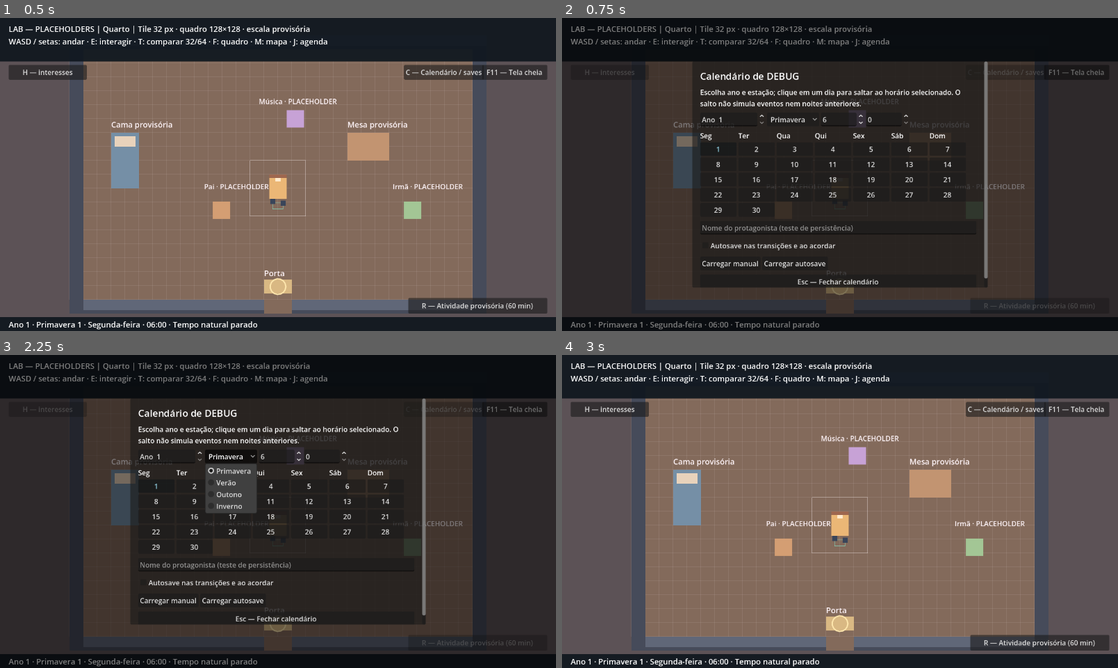
Above: before the commit, frames 1-4 (two rows, left to right).
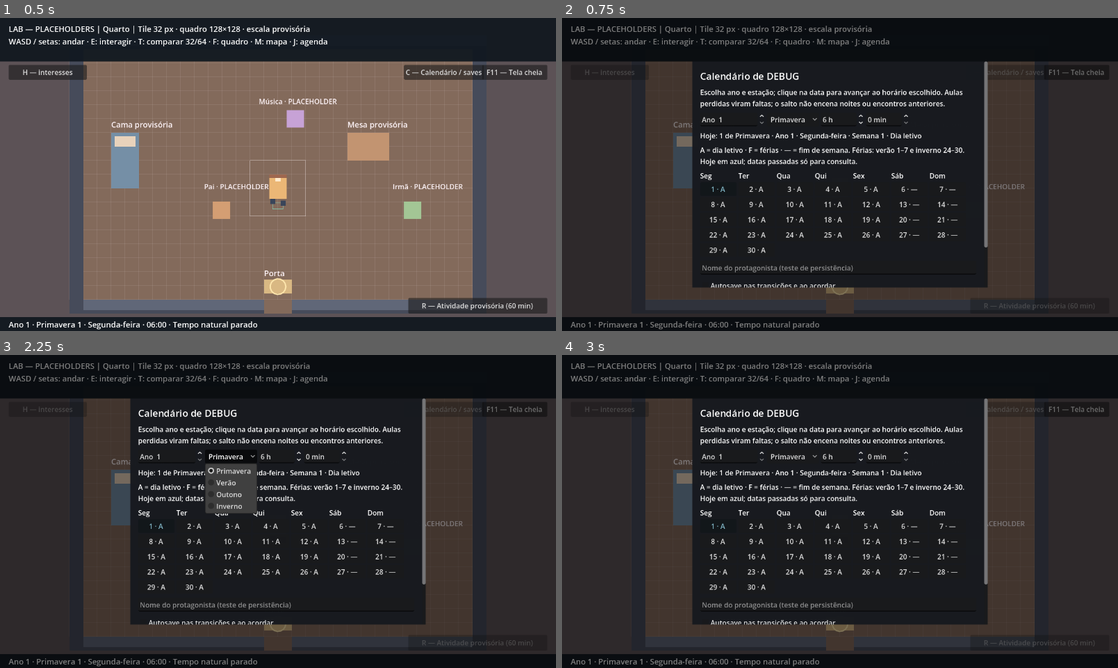
Above: after the commit, the same moments.

Repository: J-Tabosa/another-life
Game: Godot game, scene res://scenes/lab/scale_lab.tscn
The game is run twice, just before and just after one commit, with the same random seed, the same clock (stepped at 60 frames per second) and the same inputs.
Inputs (mouse positions are in pixels of both pictures, inside the frame that each line leads up to):
- Up to frame 1 (0.5 s): no input
- Up to frame 2 (0.75 s): click "C — Calendário / saves" at 0.5 s
- Up to frame 3 (2.25 s): click "F11 — Tela cheia" at 1.25 s; click "Primavera" at 2 s
- Up to frame 4 (3 s): click (717, 486) at 2.75 s, where only the run before the commit has a clickable "1"

Frame 1 is identical in both runs. In frame 2, 5.3% of the frame differs, in the area x 23-77%, y 22-87%; in frame 3, 5.1%; in frame 4, 81%, in the area x 0-100%, y 2-100%.

Commit message:
feat: complete P3-01 calendar and vacation audit

Diff:
--- a/localization/lab.csv
+++ b/localization/lab.csv
@@ -103,7 +103,18 @@
 LOAD_OK,Partida carregada.
 DEBUG_OPEN,C — Calendário / saves
 DEBUG_CALENDAR,Calendário de DEBUG
-DEBUG_JUMP_HINT,Escolha ano e estação; clique em um dia para saltar ao horário selecionado. O salto não simula eventos nem noites anteriores.
+CALENDAR_DATE,%d de %s · Ano %d · %s
+CALENDAR_TODAY,Hoje: %s · Semana %d · %s
+CALENDAR_RETURN,Próximo dia letivo: %s · 09h
+CALENDAR_LEGEND,A = dia letivo · F = férias · — = fim de semana. Férias: verão 1–7 e inverno 24–30. Hoje em azul; datas passadas só para consulta.
+CALENDAR_MARK_CLASS,A
+CALENDAR_MARK_VACATION,F
+CALENDAR_MARK_WEEKEND,—
+CALENDAR_SUMMER_BREAK,Férias de verão
+CALENDAR_WINTER_BREAK,Férias de inverno
+CALENDAR_WEEKEND,Fim de semana
+CALENDAR_TEACHING_DAY,Dia letivo
+DEBUG_JUMP_HINT,Escolha ano e estação; clique na data para avançar ao horário escolhido. Aulas perdidas viram faltas; o salto não encena noites ou encontros anteriores.
 DEBUG_YEAR,Ano
 DEBUG_NAME,Nome do protagonista (teste de persistência)
 DEBUG_AUTOSAVE,Autosave nas transições e ao acordar
--- a/scripts/core/academic_schedule.gd
+++ b/scripts/core/academic_schedule.gd
@@ -25,9 +25,7 @@
 
 
 static func teaching_day(day: int, offset: int) -> bool:
-	var season: int = day % 120 / 30
-	var date := day % 30 + 1
-	return (day + offset) % 7 < 5 and not (season == 1 and date <= 7) and not (season == 3 and date >= 24)
+	return TimeManager.day_info(day, offset).is_teaching_day
 
 
 func key(day: int, session: Dictionary) -> String:
--- a/scripts/core/time_manager.gd
+++ b/scripts/core/time_manager.gd
@@ -10,6 +10,13 @@
 const DAYS_PER_SEASON: int = 30
 const SEASONS_PER_YEAR: int = 4
 const DAYS_PER_YEAR: int = DAYS_PER_SEASON * SEASONS_PER_YEAR
+const DAYS_PER_WEEK: int = 7
+const SEASON_KEYS := ["SEASON_SPRING", "SEASON_SUMMER", "SEASON_AUTUMN", "SEASON_WINTER"]
+const WEEKDAY_KEYS := ["WEEKDAY_MON", "WEEKDAY_TUE", "WEEKDAY_WED", "WEEKDAY_THU", "WEEKDAY_FRI", "WEEKDAY_SAT", "WEEKDAY_SUN"]
+const VACATIONS := [
+	{"season": 1, "first": 1, "last": 7, "label": "CALENDAR_SUMMER_BREAK"},
+	{"season": 3, "first": 24, "last": 30, "label": "CALENDAR_WINTER_BREAK"},
+]
 const SECONDS_PER_GAME_MINUTE: float = 1.0
 const SLEEP_LIMIT_MINUTE: int = 4 * 60
 
@@ -107,8 +114,31 @@
 		"year": absolute_day / DAYS_PER_YEAR + 1,
 		"season_index": (absolute_day % DAYS_PER_YEAR) / DAYS_PER_SEASON,
 		"day": absolute_day % DAYS_PER_SEASON + 1,
-		"weekday": (offset + absolute_day) % 7,
-		"week": (offset + absolute_day) / 7 + 1,
+		"weekday": (offset + absolute_day) % DAYS_PER_WEEK,
+		"week": (offset + absolute_day) / DAYS_PER_WEEK + 1,
 		"hour": minute_of_day / 60,
 		"minute": minute_of_day % 60,
 	}
+
+
+# Derived data only: queries never tick the clock or create attendance records.
+static func day_info(absolute_day: int, offset: int = 0) -> Dictionary:
+	var date := calendar_at(absolute_day * MINUTES_PER_DAY, offset)
+	date.absolute_day = absolute_day
+	date.vacation_key = ""
+	for vacation in VACATIONS:
+		if date.season_index == vacation.season and date.day >= vacation.first and date.day <= vacation.last:
+			date.vacation_key = vacation.label
+	date.is_weekend = date.weekday >= 5
+	date.is_teaching_day = not date.is_weekend and date.vacation_key.is_empty()
+	# A vacation that overlaps a weekend still belongs to the vacation interval.
+	date.reason_key = date.vacation_key if not date.vacation_key.is_empty() else ("CALENDAR_WEEKEND" if date.is_weekend else "CALENDAR_TEACHING_DAY")
+	return date
+
+
+# Inclusive search, including weekends immediately after the vacation ends.
+static func next_teaching_day(from_day: int, offset: int = 0) -> int:
+	var day := from_day
+	while not day_info(day, offset).is_teaching_day:
+		day += 1
+	return day
--- a/scripts/ui/academic_panel.gd
+++ b/scripts/ui/academic_panel.gd
@@ -14,6 +14,11 @@
 func _ready() -> void:
 	panel_size = Vector2(660, 480)
 	super._ready()
+	var background := StyleBoxFlat.new()
+	background.bg_color = Color(0.09, 0.10, 0.12, 0.98)
+	for child in get_children():
+		if child is PanelContainer:
+			child.add_theme_stylebox_override("panel", background)
 	add_label("ACADEMIC_TITLE")
 	add_label("ACADEMIC_HOURS")
 	details = add_label("")
@@ -26,6 +31,7 @@
 
 func open() -> void:
 	refresh()
+	(box.get_parent().get_parent() as ScrollContainer).scroll_vertical = 0
 	super.open()
 
 
@@ -33,7 +39,11 @@
 	if not is_instance_valid(details):
 		return
 	var day: int = schedule.clock.world_minutes / 1440
-	details.text = tr("ACADEMIC_TODAY")
+	var today := TimeManager.day_info(day, schedule.clock.weekday_offset)
+	details.text = tr("ACADEMIC_TODAY") + " · " + tr(today.reason_key)
+	if not today.is_teaching_day:
+		var next := TimeManager.day_info(TimeManager.next_teaching_day(day + 1, schedule.clock.weekday_offset), schedule.clock.weekday_offset)
+		details.text += "\n" + tr("CALENDAR_RETURN") % (tr("CALENDAR_DATE") % [next.day, tr(TimeManager.SEASON_KEYS[next.season_index]), next.year, tr(TimeManager.WEEKDAY_KEYS[next.weekday])])
 	for session in schedule.sessions:
 		details.text += "\n" + tr(session.label) + ": " + tr("ACADEMIC_" + schedule.status(day, session).to_upper())
 	if not in_classroom:
--- a/scripts/ui/calendar_debug_panel.gd
+++ b/scripts/ui/calendar_debug_panel.gd
@@ -6,8 +6,8 @@
 signal autosave_changed(enabled: bool)
 signal name_changed(value: String)
 
-const SEASONS := ["SEASON_SPRING", "SEASON_SUMMER", "SEASON_AUTUMN", "SEASON_WINTER"]
-const WEEKDAYS := ["WEEKDAY_MON", "WEEKDAY_TUE", "WEEKDAY_WED", "WEEKDAY_THU", "WEEKDAY_FRI", "WEEKDAY_SAT", "WEEKDAY_SUN"]
+const SEASONS := TimeManager.SEASON_KEYS
+const WEEKDAYS := TimeManager.WEEKDAY_KEYS
 var clock: TimeManager
 var year: SpinBox
 var season: OptionButton
@@ -17,11 +17,17 @@
 var autosave: CheckBox
 var name_edit: LineEdit
 var day_buttons: Array[Button] = []
+var summary: Label
 
 
 func _ready() -> void:
 	panel_size = Vector2(680, 520)
 	super._ready()
+	var background := StyleBoxFlat.new()
+	background.bg_color = Color(0.09, 0.10, 0.12, 0.98)
+	for child in get_children():
+		if child is PanelContainer:
+			child.add_theme_stylebox_override("panel", background)
 	add_label("DEBUG_CALENDAR").add_theme_font_size_override("font_size", 22)
 	add_label("DEBUG_JUMP_HINT")
 	var row := HBoxContainer.new()
@@ -38,15 +44,19 @@
 	row.add_child(season)
 	hour = SpinBox.new()
 	hour.max_value = 23
+	hour.suffix = "h"
 	hour.custom_minimum_size.x = 100
 	row.add_child(hour)
 	minute = SpinBox.new()
 	minute.max_value = 59
+	minute.suffix = "min"
 	minute.custom_minimum_size.x = 100
 	row.add_child(minute)
 	for spinner in [year, hour, minute]:
 		spinner.value_changed.connect(func(_value: float) -> void: _rebuild())
 	season.item_selected.connect(func(_index: int) -> void: _rebuild())
+	summary = add_label("")
+	add_label("CALENDAR_LEGEND")
 	grid = GridContainer.new()
 	grid.columns = 7
 	box.add_child(grid)
@@ -77,10 +87,16 @@
 	hour.set_value_no_signal(date.hour)
 	minute.set_value_no_signal(date.minute)
 	_rebuild()
+	(box.get_parent().get_parent() as ScrollContainer).scroll_vertical = 0
 	super.open()
 
 
 func _rebuild() -> void:
+	var today := TimeManager.day_info(clock.world_minutes / TimeManager.MINUTES_PER_DAY, clock.weekday_offset)
+	summary.text = tr("CALENDAR_TODAY") % [date_text(today), today.week, tr(today.reason_key)]
+	if not today.is_teaching_day:
+		var next := TimeManager.day_info(TimeManager.next_teaching_day(today.absolute_day + 1, clock.weekday_offset), clock.weekday_offset)
+		summary.text += "\n" + tr("CALENDAR_RETURN") % date_text(next)
 	for child in grid.get_children():
 		grid.remove_child(child)
 		child.queue_free()
@@ -90,13 +106,18 @@
 		label.text = tr(key).left(3)
 		label.custom_minimum_size.x = 84
 		grid.add_child(label)
-	var first_day := (int(year.value) - 1) * 120 + season.selected * 30
-	for blank in range((first_day + clock.weekday_offset) % 7):
+	var first_day := (int(year.value) - 1) * TimeManager.DAYS_PER_YEAR + season.selected * TimeManager.DAYS_PER_SEASON
+	for blank in range((first_day + clock.weekday_offset) % TimeManager.DAYS_PER_WEEK):
 		grid.add_child(Control.new())
-	for day in range(30):
-		var target := (first_day + day) * 1440 + int(hour.value) * 60 + int(minute.value)
+	for day in range(TimeManager.DAYS_PER_SEASON):
+		var date := TimeManager.day_info(first_day + day, clock.weekday_offset)
+		var target := (first_day + day) * TimeManager.MINUTES_PER_DAY + int(hour.value) * 60 + int(minute.value)
 		var button := Button.new()
-		button.text = str(day + 1)
+		var marker := "CALENDAR_MARK_CLASS" if date.is_teaching_day else ("CALENDAR_MARK_VACATION" if not date.vacation_key.is_empty() else "CALENDAR_MARK_WEEKEND")
+		button.text = "%d · %s" % [day + 1, tr(marker)]
+		button.tooltip_text = date_text(date) + "\n" + tr(date.reason_key)
+		if date.is_weekend and not date.vacation_key.is_empty():
+			button.tooltip_text += " · " + tr("CALENDAR_WEEKEND")
 		button.custom_minimum_size = Vector2(84, 30)
 		button.focus_mode = Control.FOCUS_NONE
 		button.disabled = target < clock.world_minutes
@@ -105,3 +126,7 @@
 		button.pressed.connect(func() -> void: jump_requested.emit(target))
 		grid.add_child(button)
 		day_buttons.append(button)
+
+
+func date_text(date: Dictionary) -> String:
+	return tr("CALENDAR_DATE") % [date.day, tr(SEASONS[date.season_index]), date.year, tr(WEEKDAYS[date.weekday])]
--- /dev/null
+++ b/tests/calendar_vacations_test.gd
@@ -0,0 +1,245 @@
+extends SceneTree
+
+var checks := 0
+var failures := 0
+var lab: Node2D
+
+
+func _initialize() -> void:
+	run.call_deferred()
+
+
+func check(condition: bool, description: String) -> void:
+	checks += 1
+	if condition:
+		print("PASS: " + description)
+	else:
+		failures += 1
+		push_error(description)
+
+
+func settle() -> void:
+	for tick in range(4):
+		await physics_frame
+	while lab.transitioning:
+		await process_frame
+	await process_frame
+
+
+func click(button: Button) -> void:
+	var parent := button.get_parent()
+	while parent != null:
+		if parent is ScrollContainer:
+			parent.ensure_control_visible(button)
+		parent = parent.get_parent()
+	await settle()
+	var motion := InputEventMouseMotion.new()
+	motion.position = button.get_global_rect().get_center()
+	root.push_input(motion, true)
+	for pressed in [true, false]:
+		var event := InputEventMouseButton.new()
+		event.position = motion.position
+		event.button_index = MOUSE_BUTTON_LEFT
+		event.pressed = pressed
+		root.push_input(event, true)
+		await process_frame
+	await settle()
+
+
+func capture(file_name: String) -> void:
+	if "--capture" not in OS.get_cmdline_user_args():
+		return
+	await settle()
+	RenderingServer.force_draw(false)
+	check(root.get_texture().get_image().save_png("res://docs/screenshots/" + file_name + ".png") == OK, "capture " + file_name)
+
+
+func audit_calendar() -> void:
+	# Independent day-by-day counters cover the entire 840-day weekday/year cycle
+	# at every possible origin. This does not reuse the production date formulas.
+	for offset in range(7):
+		var weekday := offset
+		var week := 1
+		var absolute_day := 0
+		for year in range(1, 8):
+			var dates_ok := true
+			var rules_ok := true
+			var vacations := 0
+			for season in range(4):
+				for date in range(1, 31):
+					var expected_key := ""
+					if season == 1 and date in [1, 2, 3, 4, 5, 6, 7]:
+						expected_key = "CALENDAR_SUMMER_BREAK"
+					if season == 3 and date in [24, 25, 26, 27, 28, 29, 30]:
+						expected_key = "CALENDAR_WINTER_BREAK"
+					var info := TimeManager.day_info(absolute_day, offset)
+					var teaching := weekday < 5 and expected_key.is_empty()
+					dates_ok = dates_ok and info.year == year and info.season_index == season and info.day == date and info.weekday == weekday and info.week == week
+					rules_ok = rules_ok and info.vacation_key == expected_key and info.is_weekend == (weekday >= 5) and info.is_teaching_day == teaching and AcademicSchedule.teaching_day(absolute_day, offset) == teaching
+					if not expected_key.is_empty():
+						vacations += 1
+					weekday += 1
+					if weekday == 7:
+						weekday = 0
+						week += 1
+					absolute_day += 1
+			check(dates_ok, "all 120 dates and continuous weeks: year %d origin %d" % [year, offset])
+			check(rules_ok and vacations == 14, "exactly 14 vacation dates and correct teaching/weekends: year %d origin %d" % [year, offset])
+		for boundary in [30, 36, 113, 119]:
+			var next := TimeManager.next_teaching_day(boundary, offset)
+			var earliest := AcademicSchedule.teaching_day(next, offset)
+			for skipped in range(boundary, next):
+				earliest = earliest and not AcademicSchedule.teaching_day(skipped, offset)
+			check(earliest and next > boundary and next - boundary <= 9, "return from vacation includes adjacent weekends: day %d origin %d" % [boundary, offset])
+	check(TimeManager.next_teaching_day(0, 0) == 0, "next teaching-day search is inclusive")
+	var distant := TimeManager.day_info(9998 * 120 + 119, 6)
+	check(distant.year == 9999 and distant.season_index == 3 and distant.day == 30 and distant.vacation_key == "CALENDAR_WINTER_BREAK", "last selectable year retains winter vacation")
+	var clock := TimeManager.new()
+	var events: Array[String] = []
+	clock.minute_changed.connect(func(now: int) -> void: events.append("minute:%d" % now))
+	clock.day_changed.connect(func(day: int) -> void: events.append("day:%d" % day))
+	for destination in [30, 37, 60, 90, 113, 120, 240]:
+		clock.restore_clock(destination * 1440 - 1, 0.5, 6)
+		var before := clock.get_clock_state()
+		TimeManager.day_info(destination, 6)
+		TimeManager.next_teaching_day(destination, 6)
+		check(clock.get_clock_state() == before, "calendar queries are pure at boundary %d" % destination)
+		events.clear()
+		check(clock.advance_minutes(1) and clock.world_minutes == destination * 1440, "midnight activity crosses boundary %d once" % destination)
+		check(events == ["minute:%d" % (destination * 1440), "day:%d" % destination] and clock.get_calendar().weekday == (destination + 6) % 7, "ordered midnight signals and continuous weekday %d" % destination)
+	clock.free()
+
+
+func audit_game() -> void:
+	lab = load("res://scenes/lab/scale_lab.tscn").instantiate()
+	lab.test_storage_root = "user://test_runs/calendar_" + str(Time.get_ticks_usec())
+	root.add_child(lab)
+	lab.time_manager.set_process(false)
+	var clock: TimeManager = lab.time_manager
+	var schedule: AcademicSchedule = lab.academics
+	var panel: CalendarDebugPanel = lab.debug_panel
+	var morning: Dictionary = schedule.sessions[0]
+	var afternoon: Dictionary = schedule.sessions[1]
+	lab.change_area(&"classroom", &"door")
+	# Last pre-vacation teaching day, then a real activity across midnight.
+	clock.restore_clock(29 * 1440 + 1439, 0.75)
+	check(clock.advance_minutes(1), "activity reaches summer 1 naturally")
+	lab._open_academics()
+	check("Férias de verão" in lab.academic_panel.details.text and "8 de Verão" in lab.academic_panel.details.text, "agenda explains summer vacation and return on the eighth")
+	check(lab.academic_panel.attend_button.disabled and lab.academic_panel.wait_button.disabled, "no class or academic wait during vacation")
+	lab.academic_panel.close()
+	clock.restore_clock(clock.world_minutes, 0.75)
+	var before: Dictionary = lab.snapshot()
+	lab._open_debug()
+	await settle()
+	check(panel.visible and not clock.running and not lab.player.controls_enabled, "calendar is a modal paused consultation")
+	check("Semana 5" in panel.summary.text and "Férias de verão" in panel.summary.text, "calendar explains continuous week and current vacation")
+	check(panel.day_buttons.size() == 30 and panel.day_buttons[0].text.ends_with("F") and panel.day_buttons[6].text.ends_with("F") and not panel.day_buttons[7].text.ends_with("F"), "summer grid marks exactly the canonical vacation interval")
+	check("Fim de semana" in panel.day_buttons[3].tooltip_text and "Férias de verão" in panel.day_buttons[3].tooltip_text, "overlapping weekend and vacation remain distinguishable")
+	await capture("calendar_summer_vacation")
+	for origin in range(7):
+		clock.weekday_offset = origin
+		for season in range(4):
+			panel.year.set_value_no_signal(2)
+			panel.season.select(season)
+			panel._rebuild()
+			check(panel.grid.get_children().find(panel.day_buttons[0]) == 7 + (120 + season * 30 + origin) % 7, "grid alignment year 2 season %d origin %d" % [season, origin])
+	clock.weekday_offset = 0
+	panel.year.set_value_no_signal(1)
+	panel.season.select(0)
+	panel._rebuild()
+	check(panel.day_buttons.all(func(button: Button) -> bool: return button.disabled), "past season remains readable but cannot rewind")
+	check("Ano 1" in panel.day_buttons[0].tooltip_text and "Segunda-feira" in panel.day_buttons[0].tooltip_text, "day tooltip has full date and weekday")
+	panel.year.set_value_no_signal(9999)
+	panel.season.select(3)
+	panel._rebuild()
+	check(panel.day_buttons[23].text.ends_with("F") and panel.day_buttons[29].text.ends_with("F"), "far-future calendar shows winter vacation without advancing time")
+	check(lab.snapshot() == before and not FileAccess.file_exists(lab.save_manager.storage_root.path_join("manual.json")) and not FileAccess.file_exists(lab.save_manager.storage_root.path_join("auto.json")), "browsing preserves time fraction, attendance, knowledge and save slots")
+	panel.year.set_value_no_signal(1)
+	panel.season.select(1)
+	panel.hour.set_value_no_signal(9)
+	panel.minute.set_value_no_signal(0)
+	panel._rebuild()
+	await click(panel.day_buttons[6])
+	check(clock.world_minutes == 36 * 1440 + 540 and not panel.visible, "real date click jumps forward to summer 7 at selected time")
+	check(schedule.status(36, morning) == "no_class" and schedule.status(36, afternoon) == "no_class" and not schedule.attend() and schedule.wait_duration() == 0, "last summer vacation day never records absence or allows class")
+	check(ClassmateEncounter.location_at(clock.world_minutes, 0).is_empty() and lab.classmate.met_at < 0, "classmate has no campus routine or invented encounter during vacation")
+	check(lab.save_manager.save_slot("manual", lab.snapshot()), "existing schema saves vacation state")
+	var bytes := FileAccess.get_file_as_bytes(lab.save_manager.storage_root.path_join("manual.json"))
+	var invalid: Dictionary = lab.snapshot().duplicate(true)
+	invalid.world.minutes = 36 * 1440 + 1020
+	invalid.academics.evaluated_until = invalid.world.minutes
+	invalid.academics.present["36:morning"] = 36 * 1440 + 540
+	check(not SaveManager.validate_state(invalid), "save rejects fabricated presence on a vacation day")
+	invalid = lab.snapshot().duplicate(true)
+	invalid.classmate.met_at = clock.world_minutes
+	check(not SaveManager.validate_state(invalid), "save rejects a fabricated campus encounter during vacation")
+	check(lab.debug_jump(37 * 1440 + 540), "advance to first day after summer vacation")
+	check(schedule.current_session().id == "morning" and schedule.status(36, morning) == "no_class", "summer 8 resumes lessons without retroactive vacation absences")
+	check(not ClassmateEncounter.location_at(clock.world_minutes, 0).is_empty(), "campus routine resumes with classes")
+	lab._open_academics()
+	await click(lab.academic_panel.attend_button)
+	check(lab.first_lesson_pending, "first professor introduction remains available after vacation")
+	for _line in range(lab.PROFESSOR_INTRO.line_keys.size()):
+		lab.dialogue_panel.advance()
+	check(clock.world_minutes == 37 * 1440 + 720 and schedule.status(37, morning) == "present", "post-vacation class advances and records presence normally")
+	lab.academic_panel.close()
+	check(await lab.load_slot("manual"), "load vacation save with fade")
+	check(clock.world_minutes == 36 * 1440 + 540 and not schedule.professor_intro_seen and schedule.present.is_empty() and not AcademicSchedule.teaching_day(36, clock.weekday_offset), "load restores vacation and academic progress without extra saved flags")
+	check(FileAccess.get_file_as_bytes(lab.save_manager.storage_root.path_join("manual.json")) == bytes and SaveManager.validate_state(lab.snapshot()), "calendar query/load leaves schema and manual bytes intact")
+	# Winter 23 is Monday and winter 24 Tuesday with this configured origin.
+	clock.restore_clock(112 * 1440 + 600, 0.25, 0)
+	check(not schedule.current_session().is_empty(), "winter 23 is still a teaching day")
+	lab.debug_jump(113 * 1440 + 600)
+	check(schedule.current_session().is_empty() and schedule.status(112, morning) == "absent" and schedule.status(113, morning) == "no_class", "winter boundary distinguishes missed lesson from vacation")
+	lab._open_academics()
+	check("Férias de inverno" in lab.academic_panel.details.text and "Ano 2" in lab.academic_panel.details.text and "Terça-feira" in lab.academic_panel.details.text, "winter agenda announces correct next-year return weekday")
+	await capture("calendar_winter_agenda")
+	lab.academic_panel.close()
+	lab.debug_jump(119 * 1440 + 23 * 60)
+	lab.change_area(&"room", &"door")
+	check(lab.sleep_manager.request(), "request real sleep on winter 30")
+	await click(lab.sleep_panel.skip_button)
+	check(clock.get_calendar().year == 2 and clock.get_calendar().season_index == 0 and clock.get_calendar().day == 1 and clock.get_calendar().weekday == 1, "winter sleep reaches spring 1 next year without weekday reset")
+	check(schedule.status(119, morning) == "no_class" and schedule.status(119, afternoon) == "no_class" and schedule.wait_duration() == 180, "new-year morning offers class wait and no winter absences")
+	lab.debug_jump(149 * 1440 + 23 * 60)
+	check(lab.save_manager.set_autosave(true), "enable optional autosave before entering vacation")
+	check(lab.sleep_manager.request(), "request real sleep on spring 30 of the second year")
+	await click(lab.sleep_panel.skip_button)
+	check(clock.world_minutes == 150 * 1440 + 360 and schedule.status(150, morning) == "no_class" and schedule.wait_duration() == 0, "sleep into next summer starts vacation without class or waiting")
+	var auto: Dictionary = lab.save_manager.load_slot("auto")
+	check(not auto.is_empty() and auto.world.minutes == 150 * 1440 + 360 and not auto.sleep.pending, "autosave captures awakened vacation state")
+	check(FileAccess.get_file_as_bytes(lab.save_manager.storage_root.path_join("manual.json")) == bytes, "vacation autosave preserves independent pre-existing manual file")
+	lab.debug_jump(157 * 1440 + 600)
+	check(await lab.load_slot("auto"), "load vacation autosave independently")
+	check(clock.world_minutes == 150 * 1440 + 360 and clock.weekday_offset == 0 and schedule.current_session().is_empty(), "auto restores date and origin with vacation re-derived")
+	check(lab.save_manager.set_autosave(false), "disable optional autosave again")
+	# Offset 5 makes spring 1 of year 2 a Sunday; return must be Monday 2.
+	clock.restore_clock(119 * 1440 + 600, 0.5, 5)
+	lab._open_debug()
+	check("2 de Primavera" in panel.summary.text and "Segunda-feira" in panel.summary.text, "winter return skips next-year weekend for configured origin")
+	root.size = Vector2i(960, 540)
+	await settle()
+	check(panel.grid.get_global_rect().end.x < 960 and panel.summary.get_global_rect().position.x >= 0, "calendar content fits notebook width")
+	await capture("calendar_winter_notebook")
+	var scroll := panel.box.get_parent().get_parent() as ScrollContainer
+	scroll.ensure_control_visible(panel.day_buttons[29])
+	await settle()
+	check(scroll.get_global_rect().encloses(panel.day_buttons[29].get_global_rect()), "last winter date remains reachable in notebook scroll")
+	panel.close()
+	lab.change_area(&"street", &"door")
+	var start := clock.world_minutes
+	clock._process(0.5)
+	check(clock.world_minutes == start + 1, "calendar dismissal preserves fractional outdoor time")
+	lab.queue_free()
+	await process_frame
+
+
+func run() -> void:
+	Engine.max_fps = 120
+	root.mode = Window.MODE_WINDOWED
+	root.size = Vector2i(1280, 720)
+	audit_calendar()
+	await audit_game()
+	print("RESULT: %d checks, %d failures" % [checks, failures])
+	quit(1 if failures else 0)
Binary file added: docs/screenshots/calendar_summer_vacation.png
Not shown, added: docs/screenshots/calendar_summer_vacation.png.import
Binary file added: docs/screenshots/calendar_winter_agenda.png
Not shown, added: docs/screenshots/calendar_winter_agenda.png.import
Binary file added: docs/screenshots/calendar_winter_notebook.png
Not shown, added: docs/screenshots/calendar_winter_notebook.png.import
Binary file changed: localization/lab.pt_BR.translation
Not shown, added: tests/calendar_vacations_test.gd.uid
Not shown, changed: AGENTS.md
Not shown, added: docs/calendar_validation.md
Not shown, changed: docs/decisions.md
Not shown, changed: docs/reference_city.md
